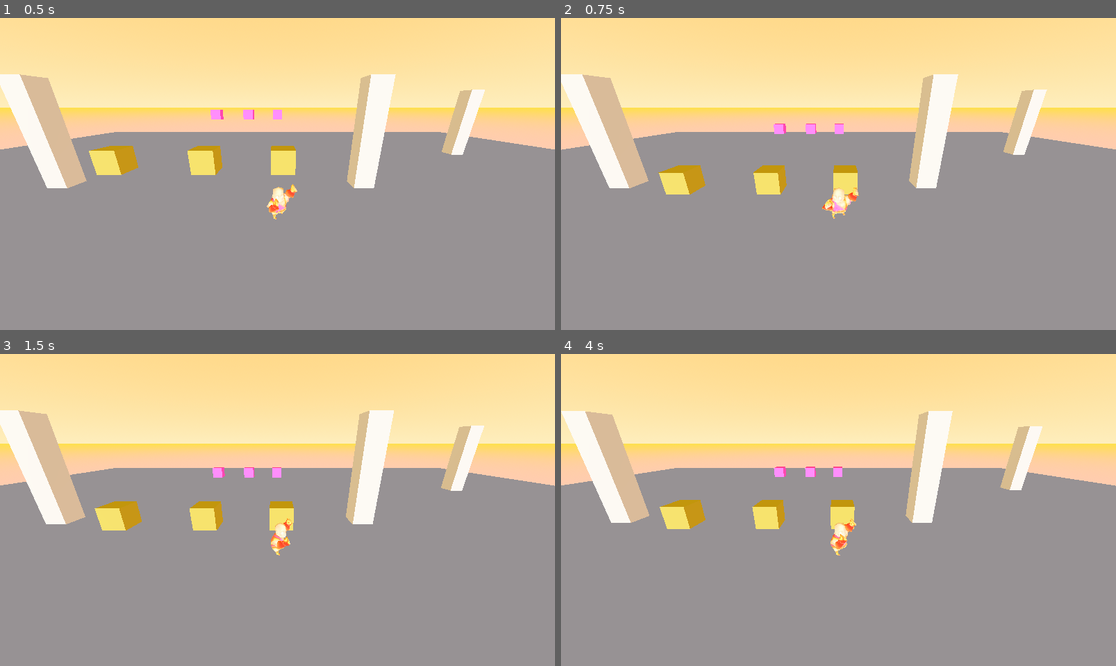
Above: before the commit, frames 1-4 (two rows, left to right).
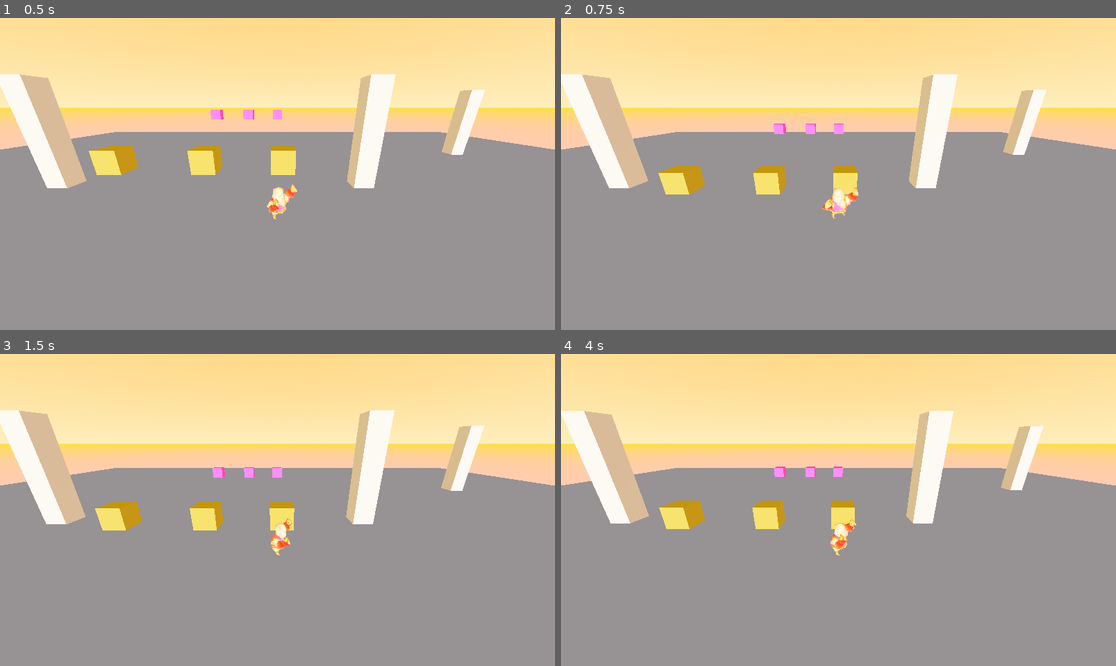
Above: after the commit, the same moments.

Repository: otsuki1153/Game-Jam-Base
Game: Godot game, scene res://Level Scenes/main.tscn
The game is run twice, just before and just after one commit, with the same random seed, the same clock (stepped at 60 frames per second) and the same inputs.
Inputs (mouse positions are in pixels of both pictures, inside the frame that each line leads up to):
- Up to frame 1 (0.5 s): no input
- Up to frame 2 (0.75 s): move the mouse to (866, 174) at 0.52 s; tap A (A) at 0.6 s
- Up to frame 3 (1.5 s): tap D (D) at 0.8, 1.35 s; tap Enter at 1.25 s; move the mouse to (249, 510) at 1.27 s
- Up to frame 4 (4 s): tap S (S) at 1.55, 2.1, 3.8 s; tap Space (Espaco) at 2 s; move the mouse to (849, 503) at 2.02 s; tap A (A) at 2.3, 2.85 s; move the mouse to (832, 516) at 2.77 s; tap D (D) at 3.05, 3.6 s; move the mouse to (877, 513) at 3.52 s

Frame 1 is identical in both runs. In frame 2, 0.2% of the frame differs, in the area x 0-100%, y 18-57%; in frame 3, 0.2%; in frame 4, 0.5%.

Commit message:
fix(time attack enemy)
melhorado tempo de ataque e fiscalização do inimigo

Diff:
--- a/treino-de-2.5-3d/Characters Scenes/Enemy.gd
+++ b/treino-de-2.5-3d/Characters Scenes/Enemy.gd
@@ -46,23 +46,16 @@
 		velocity.y = 0
 
 
-func _on_area_3d_body_entered(body: Node3D) -> void:
-	if body.is_in_group("player"):
-		print("player entrou")
-		can_attack = true
-
-
-func _on_area_3d_body_exited(body: Node3D) -> void:
-	if body.is_in_group("player"):
-		print("player saiu")
-		can_attack = false
 
 func attack(amount):
-	if now_attack and can_attack:
-		print("toma na boca!!!")
-		player.health_update(base_attack)
-		timer.start(3.0)
-		can_attack = false
+	if !attacked:
+		if now_attack and can_attack:
+			print("toma na boca!!!")
+			player.health_update(base_attack)
+			timer.start(3.0)
+			can_attack = false
+	else:
+		timer.stop()
 
 
 
@@ -114,7 +107,7 @@
 func _on_hit_body_entered(body: Node3D) -> void:
 	if body.is_in_group("player"):
 		now_attack = true
-
+		timer.start(3.0)
 
 func _on_hit_body_exited(body: Node3D) -> void:
 	if body.is_in_group("player"):
--- a/treino-de-2.5-3d/Characters Scenes/Enemy.tscn
+++ b/treino-de-2.5-3d/Characters Scenes/Enemy.tscn
@@ -9,9 +9,6 @@
 
 [sub_resource type="CapsuleMesh" id="CapsuleMesh_4gyqm"]
 material = SubResource("StandardMaterial3D_cqkcb")
-
-[sub_resource type="BoxShape3D" id="BoxShape3D_7xaro"]
-size = Vector3(0.81596375, 1, 1.6082096)
 
 [sub_resource type="BoxShape3D" id="BoxShape3D_cqkcb"]
 
@@ -30,14 +27,6 @@
 [node name="RayCast3D" type="RayCast3D" parent="." unique_id=689808854]
 transform = Transform3D(1, 0, 0, 0, 0.015375799, 0.9998818, 0, -0.9998818, 0.015375799, 0, 0, 0.40112925)
 
-[node name="AttackRange" type="Area3D" parent="." unique_id=1896808319]
-transform = Transform3D(1, 0, 0, 0, 1, 0, 0, 0, 1, 0.040904284, 0.41781807, 0.039691567)
-
-[node name="CollisionShape3D" type="CollisionShape3D" parent="AttackRange" unique_id=102640950]
-transform = Transform3D(4.0859733, 0, 0, 0, 1, 0, 0, 0, 3.9626954, -0.049048185, 0, 2.6608605)
-shape = SubResource("BoxShape3D_7xaro")
-debug_color = Color(0.91380537, 0.16632763, 0.5984446, 0.41960785)
-
 [node name="Timer" type="Timer" parent="." unique_id=1749009741]
 
 [node name="hit" type="Area3D" parent="." unique_id=14086525]
@@ -47,8 +36,6 @@
 transform = Transform3D(0.6103946, 0, 0, 0, 0.5986111, 0, 0, 0, 0.31294414, 0, 0, -0.0813334)
 shape = SubResource("BoxShape3D_cqkcb")
 
-[connection signal="body_entered" from="AttackRange" to="." method="_on_area_3d_body_entered"]
-[connection signal="body_exited" from="AttackRange" to="." method="_on_area_3d_body_exited"]
 [connection signal="timeout" from="Timer" to="." method="_on_timer_timeout"]
 [connection signal="body_entered" from="hit" to="." method="_on_hit_body_entered"]
 [connection signal="body_exited" from="hit" to="." method="_on_hit_body_exited"]
--- a/treino-de-2.5-3d/Characters Scenes/player.gd
+++ b/treino-de-2.5-3d/Characters Scenes/player.gd
@@ -36,8 +36,7 @@
 
 
 var attacking:bool = false
-var idle: bool = true
-var run: bool = false
+var damaged: bool = false
 
 func _ready() -> void:
 	add_to_group("player")
@@ -84,12 +83,24 @@
 	move_and_slide()
 
 
+
+
+
+
 func gravity(delta: float) -> void:
 	if not is_on_floor():
 		velocity.y -= Gravidade * delta
 		player.current_animation = "Armature|Pulo"
 	else:
 		velocity.y = 0
+
+
+
+
+
+
+
+
 
 
 func attack(amount: float):
@@ -199,9 +210,6 @@
 				critical_damage = false
 
 
-	#print("contador chute: ", counter_combo_kick)
-	#print("contador soco: ", counter_combo_punch)
-
 
 
 
@@ -224,24 +232,25 @@
 
 
 		if direction != Vector3.ZERO:
-			if !attacking:
+			if !attacking and !damaged:
 				player.current_animation = "Armature|Correndo"
-			velocity.x = move_toward(velocity.x, direction.x * SPEED, acceleration * delta)
-			velocity.z = move_toward(velocity.z, direction.z * SPEED, acceleration * delta)
-			var target_angle = atan2(direction.x, direction.z)
-			var look_target = global_position + direction
-			body.rotation.y = lerp_angle(body.rotation.y, target_angle, 5.0 * delta)
-			hit_collision_pivot.look_at(look_target, Vector3.UP)
+				attacking = false
+				velocity.x = move_toward(velocity.x, direction.x * SPEED, acceleration * delta)
+				velocity.z = move_toward(velocity.z, direction.z * SPEED, acceleration * delta)
+				var target_angle = atan2(direction.x, direction.z)
+				var look_target = global_position + direction
+				body.rotation.y = lerp_angle(body.rotation.y, target_angle, 5.0 * delta)
+				hit_collision_pivot.look_at(look_target, Vector3.UP)
 		else:
-			if !attacking and velocity.y == 0:
+			if !attacking and velocity.y == 0 and !damaged:
 				player.speed_scale = 4.0
 				player.current_animation = "Armature|Idle"
 
-			velocity.x = move_toward(velocity.x, 0, friction * delta)
-			velocity.z = move_toward(velocity.z, 0, friction * delta)
-	else:
-		velocity.x = move_toward(velocity.x, 0, friction * delta)
-		velocity.z = move_toward(velocity.z, 0, friction * delta)
+			velocity.x = move_toward(velocity.x, 0, (friction * delta) * 2)
+			velocity.z = move_toward(velocity.z, 0, (friction * delta) * 2)
+	else:
+		velocity.x = move_toward(velocity.x, 0, (friction * delta) * 2)
+		velocity.z = move_toward(velocity.z, 0, (friction * delta) * 2)
 
 
 func _on_hit_range_body_entered(body: Node3D) -> void:
@@ -260,8 +269,14 @@
 
 func health_update(amount):
 	current_health -= amount
+	damaged = true
 	player.current_animation = "Armature|Dano"
 
 func _on_animation_finished(anim_name: String):
 	if anim_name.contains("Soco") or anim_name.contains("Chute"):
 		attacking = false
+		damaged = false
+
+	if anim_name.contains("Dano"):
+		damaged = false
+		attacking = false
--- a/treino-de-2.5-3d/Characters Scenes/player.tscn
+++ b/treino-de-2.5-3d/Characters Scenes/player.tscn
@@ -28,7 +28,7 @@
 transform = Transform3D(1, 0, 0, 0, 1, 0, 0, 0, 1, 0, 0.74406457, -0.97935796)
 
 [node name="HitCollision" type="CollisionShape3D" parent="HitCollisionPivot/HitRange" unique_id=1565199339]
-transform = Transform3D(0.598, 0, 0, 0, 1.3990492, 0, 0, 0, 0.59242934, 0.03890568, -0.30814528, 0.0495131)
+transform = Transform3D(0.9617661, 0, 0, 0, 1.3990492, 0, 0, 0, 0.59242934, 0.03890568, -0.30814528, 0.0495131)
 shape = SubResource("BoxShape3D_k6te6")
 debug_color = Color(0.9307081, 2.8300881e-05, 0.6577048, 0.41960785)
 
--- a/treino-de-2.5-3d/start_menu.gd
+++ b/treino-de-2.5-3d/start_menu.gd
@@ -1,10 +1,12 @@
 extends Control
 
+@onready var button_quit: Button = $ButtonQuit
 @onready var button: Button = $Button
 
 # Called when the node enters the scene tree for the first time.
 func _ready() -> void:
 	button.pressed.connect(func(): SceneManager.go_to_intro())
+	button_quit.pressed.connect(get_tree().quit)
 	pass # Replace with function body.
 
 
--- a/treino-de-2.5-3d/start_menu.tscn
+++ b/treino-de-2.5-3d/start_menu.tscn
@@ -28,3 +28,22 @@
 size_flags_vertical = 3
 theme_override_font_sizes/font_size = 32
 text = "INICIAR"
+
+[node name="ButtonQuit" type="Button" parent="." unique_id=961062748]
+layout_mode = 1
+anchors_preset = 8
+anchor_left = 0.5
+anchor_top = 0.5
+anchor_right = 0.5
+anchor_bottom = 0.5
+offset_left = -21.999939
+offset_top = 37.0
+offset_right = 42.00006
+offset_bottom = 79.0
+grow_horizontal = 2
+grow_vertical = 2
+scale = Vector2(0.65, 0.65)
+size_flags_horizontal = 2
+size_flags_vertical = 3
+theme_override_font_sizes/font_size = 32
+text = "Sair"
